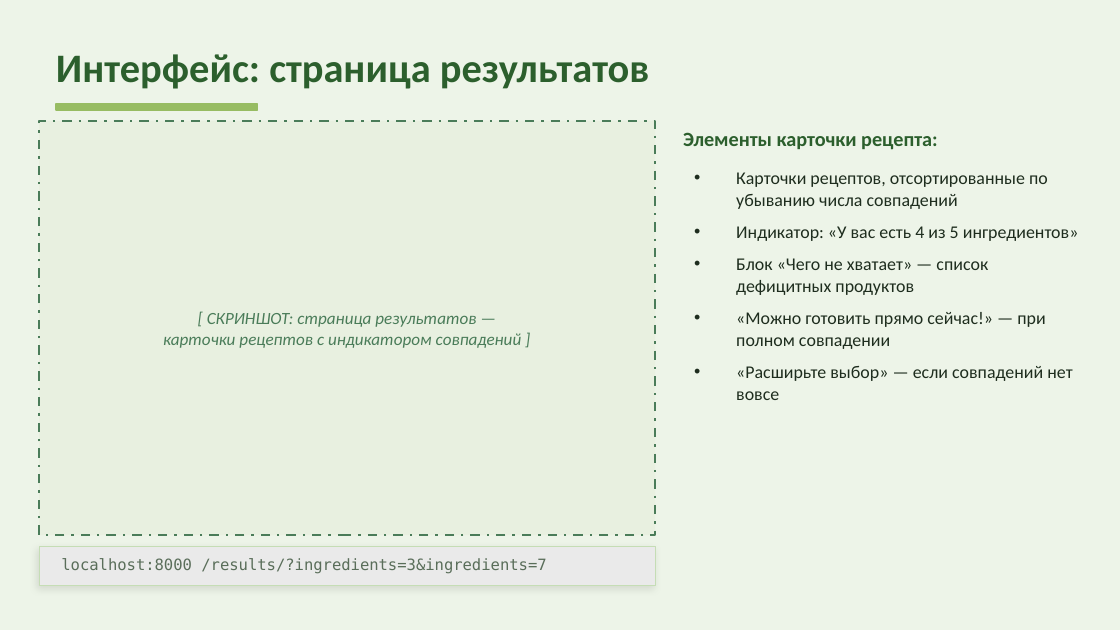
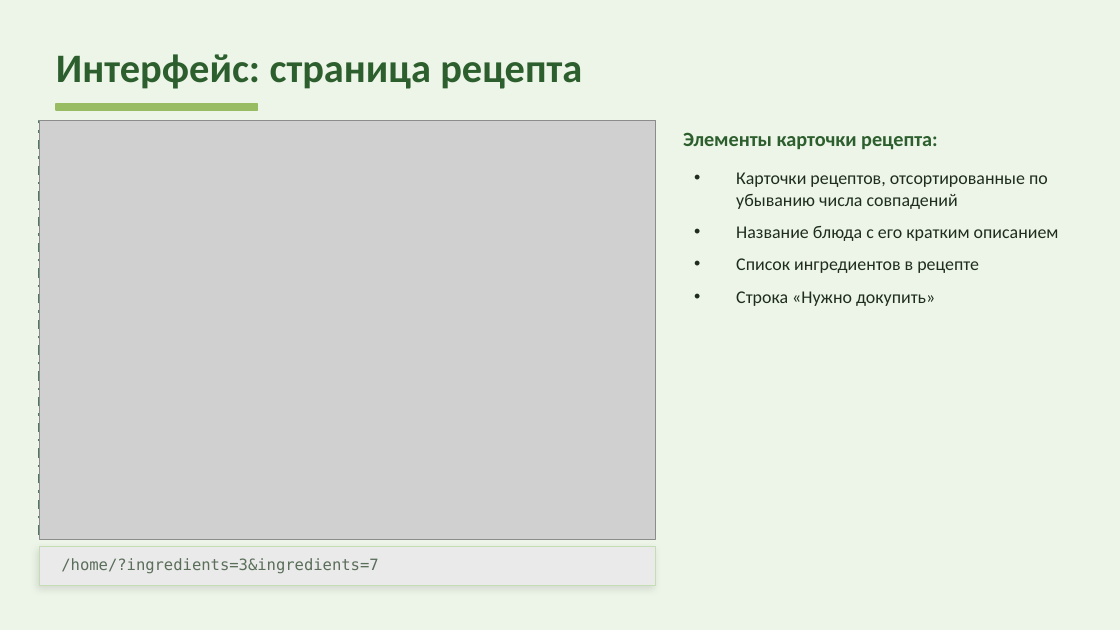
Before and after one commit to tenkopeek/recipe_finder_docs, a slide deck: slide 9 of презентация.pptx. Drawn at 1120x630 pixels with LibreOffice and Linux fonts; fonts in the diff are those of the drawing; grey boxes stand for pictures. Boxes give left, top, right and bottom in pixels: in the first picture for what was removed or moved away, otherwise in the second. Text is boxed around its words. In the diff, an @@ line names an element or a change of style, - is before the commit and + after.

```diff
--- a/презентация.pptx
+++ b/презентация.pptx
@@ text at (x1=56, y1=54, x2=582, y2=89): text changed @@
-Интерфейс: страница результатов
+Интерфейс: страница рецепта
@@ picture added at (x1=39, y1=121, x2=655, y2=540) @@
@@ text at (x1=736, y1=226, x2=1059, y2=306): text changed @@
-• Индикатор: «У вас есть 4 из 5 ингредиентов»
-• Блок «Чего не хватает» — список дефицитных продуктов
-• «Можно готовить прямо сейчас!» — при полном совпадении
-• «Расширьте выбор» — если совпадений нет вовсе
+• Название блюда с его кратким описанием
+• Список ингредиентов в рецепте
+• Строка «Нужно докупить»
@@ text removed at (x1=163, y1=313, x2=522, y2=348) @@
-[ СКРИНШОТ: страница результатов —
-карточки рецептов с индикатором совпадений ]
@@ text at (x1=61, y1=558, x2=378, y2=574): text changed @@
-localhost:8000 /results/?ingredients=3&ingredients=7
+/home/?ingredients=3&ingredients=7
```
Also in this commit, not shown: 5 other slides changed, 1 slide added, 1 other file.
